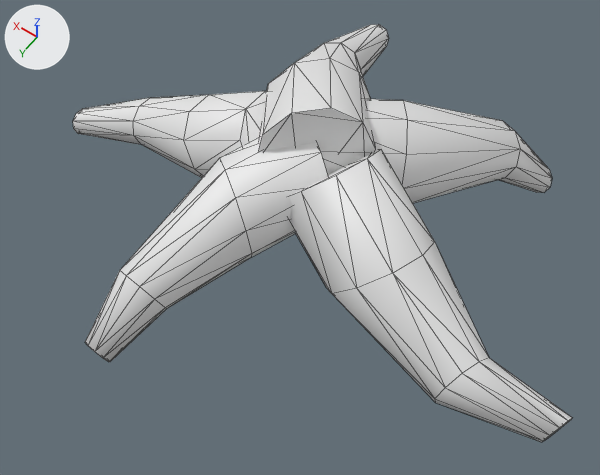
A saved change to the OBJ model astro/3d_models/oak_tree/roots.obj.
Camera for both pictures: a 50 mm lens placed at (-1.3, 1.87, 1.39), pointed at (-0.12, 0.22, -1.19). Lighting does not change. The marker at upper left points along +X, +Y and +Z. Mesh edges are drawn as thin lines. Where no turn or scale is listed for an object, it has been applied to the vertices.

Names of what the first picture shows: 'Oak_Roots_Cylinder.005'.
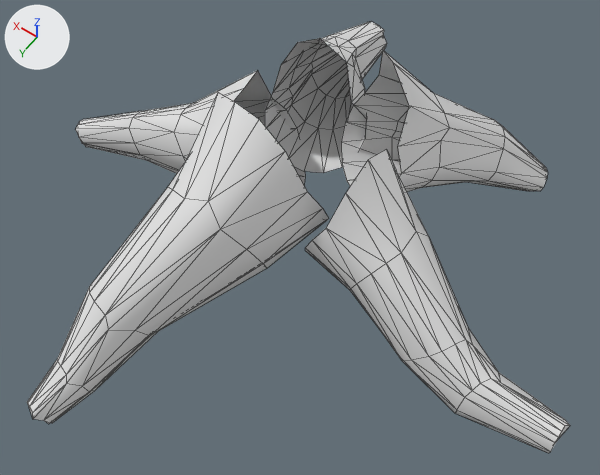
Commit message: astro: oak tree art updates

The change, as JSON lines over the scene's bpy script:
```json
{"block": "me_oak_roots_cylinder_005", "where": "# used by ob_oak_roots_cylinder_005; location = (0.0, 0.0, 0.0)"}
{"op": "remove", "block": "me_oak_roots_cylinder_005", "code": "me_oak_roots_cylinder_005.from_pydata(...)  # 200 vertices, 380 faces; spans x -1.32..1.18, y -1.11..1.0, z -1.58..-0.67"}
{"op": "add", "block": "me_oak_roots_cylinder_005", "code": "me_oak_roots_cylinder_005.from_pydata(...)  # 352 vertices, 614 faces; spans x -1.33..1.22, y -1.08..1.31, z -1.61..-0.57"}
{"block": "me_oak_roots_cylinder_005", "change": "me_oak_roots_cylinder_005 part 1: the loose piece of 40 vertices spanning x -0.01..1.18, y -0.2..0.22, z -1.41..-0.83 is rebuilt with 64 vertices and now spans x 0.05..1.22, y -0.29..0.27, z -1.5..-0.78"}
{"block": "me_oak_roots_cylinder_005", "change": "me_oak_roots_cylinder_005 part 2: the loose piece of 40 vertices spanning x -0.25..0.46, y -1.11..0.21, z -1.33..-0.67 is rebuilt with 64 vertices and now spans x -0.07..0.46, y -1.08..-0.12, z -1.34..-0.68"}
{"block": "me_oak_roots_cylinder_005", "change": "me_oak_roots_cylinder_005 part 3: the loose piece of 40 vertices spanning x -0.21..0.37, y -0.11..1.0, z -1.51..-0.81 is rebuilt with 80 vertices and now spans x -0.22..0.42, y 0.04..1.31, z -1.61..-0.57"}
{"block": "me_oak_roots_cylinder_005", "change": "me_oak_roots_cylinder_005 part 4: the loose piece of 40 vertices spanning x -1.32..0.03, y -0.17..0.45, z -1.46..-0.82 is rebuilt with 80 vertices and now spans x -1.33..-0.17, y -0.11..0.41, z -1.51..-0.67"}
{"block": "me_oak_roots_cylinder_005", "change": "me_oak_roots_cylinder_005 part 5: the loose piece of 40 vertices spanning x -0.75..0.18, y -0.96..0.16, z -1.58..-0.8 is rebuilt with 64 vertices and now spans x -0.73..0.02, y -0.95..-0.06, z -1.55..-0.59"}
```

Where the change shows, as pixel boxes [x1, y1, x2, y2] in the pictures (600 x 475 px):
```json
{"object": "Oak_Roots_Cylinder.005", "change": "reshaped", "before": [73, 24, 572, 442], "after": [27, 22, 570, 453], "on screen": "9% wider"}
{"part": 1, "of": "me_oak_roots_cylinder_005", "change": "rebuilt", "before": [73, 91, 270, 178], "after": [76, 70, 306, 185]}
{"part": 2, "of": "me_oak_roots_cylinder_005", "change": "rebuilt", "before": [258, 24, 389, 157], "after": [265, 22, 387, 173]}
{"part": 3, "of": "me_oak_roots_cylinder_005", "change": "rebuilt", "before": [85, 137, 328, 362], "after": [27, 93, 329, 424]}
{"part": 4, "of": "me_oak_roots_cylinder_005", "change": "rebuilt", "before": [289, 149, 572, 442], "after": [305, 149, 570, 453], "on screen": "6% narrower"}
{"part": 5, "of": "me_oak_roots_cylinder_005", "change": "rebuilt", "before": [321, 99, 552, 203], "after": [341, 50, 548, 192]}
```
